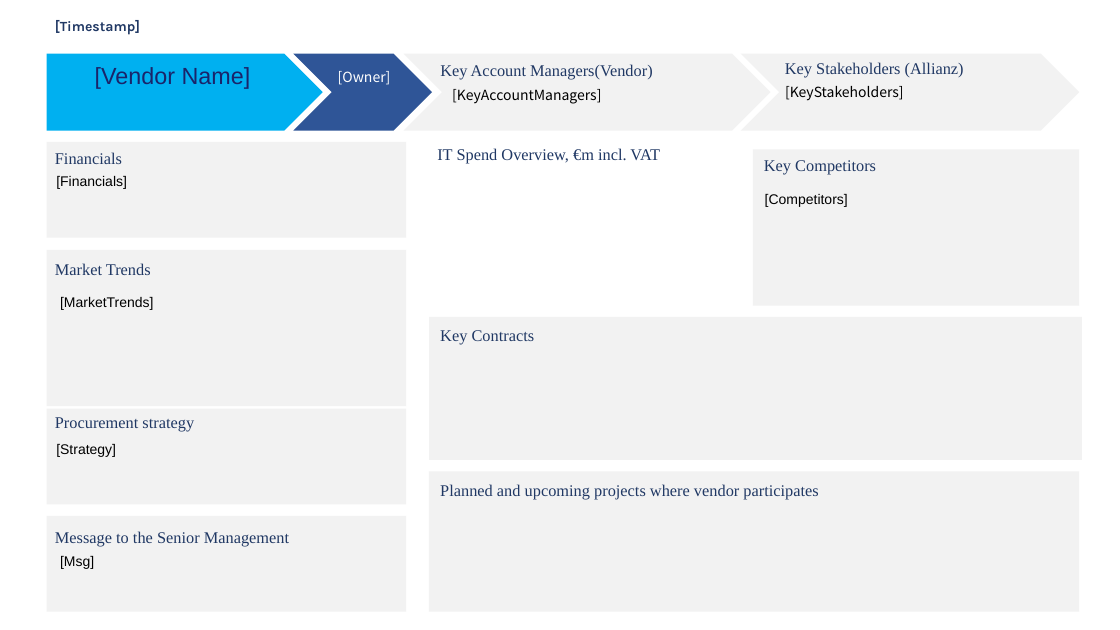
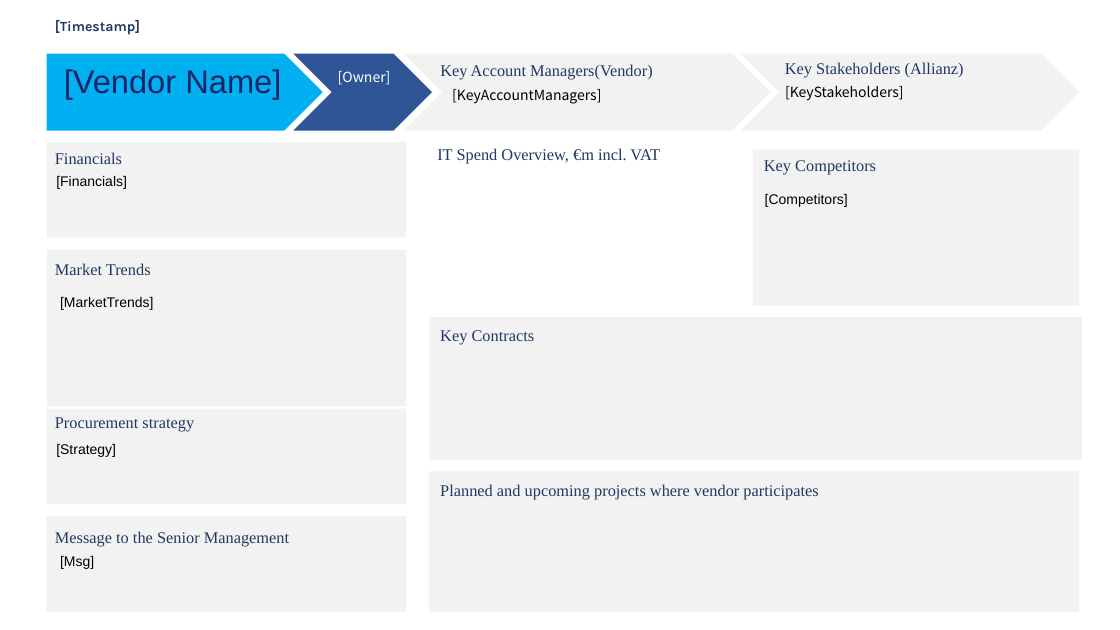
Before and after one commit to Bahncard/Fact_Sheet_Automation, a slide deck: slide 1 of pptx_template/vendor_template.pptx. Drawn at 1120x630 pixels with LibreOffice and Linux fonts; fonts in the diff are those of the drawing. Boxes give left, top, right and bottom in pixels: in the first picture for what was removed or moved away, otherwise in the second. Text is boxed around its words. In the diff, an @@ line names an element or a change of style, - is before the commit and + after.

```diff
--- a/pptx_template/vendor_template.pptx
+++ b/pptx_template/vendor_template.pptx
@@ text "[Vendor Name]" at <box>64,69,281,99</box>: size 20 to 28 pt @@
```
Also in this commit, not shown: 1 other file.
